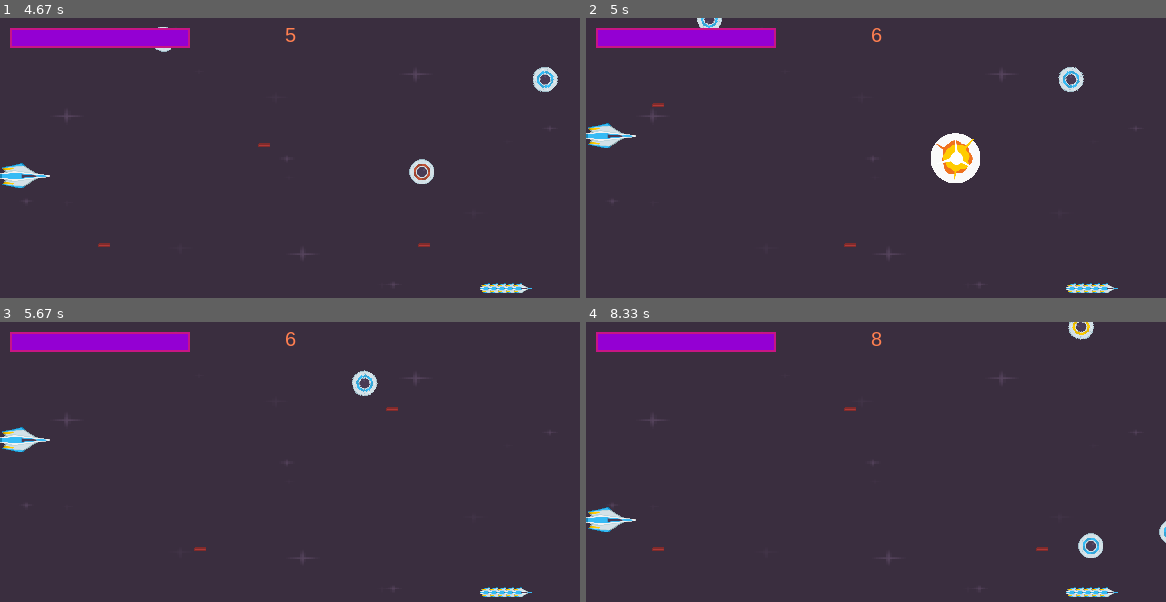
Above: before the commit, frames 1-4 (two rows, left to right).
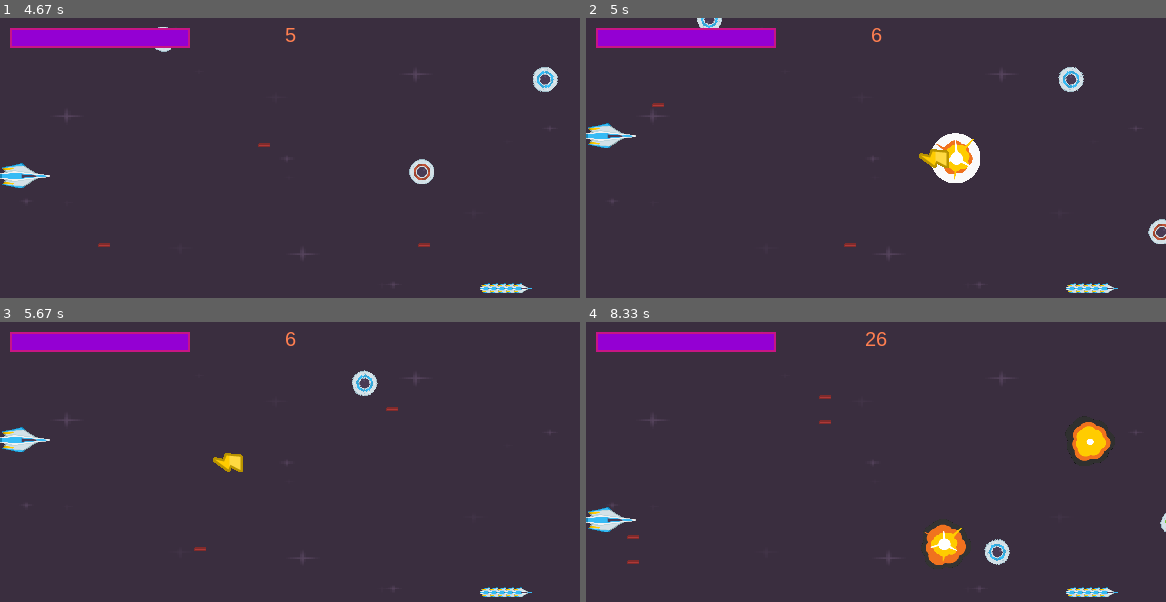
Above: after the commit, the same moments.

Repository: kairuiw/pygame-shooter
Game: pygame game, started from super shooter horizontal.py
Two runs of this game, one before a commit and one after it. Both use one fixed random seed, a clock stepped at 60 frames per second and the inputs below.
Inputs:
- Up to frame 1 (4.67 s): hold Up 0.33-0.8 s; hold Down 0.83-1.18 s; tap Space at 1.22, 1.62, 2.02, 2.42, 2.75, 3.08, 3.48, 3.88, 4.22, 4.55 s; hold Up 1.55-1.92 s; hold Down 1.95-2.32 s; hold Up 2.35-2.65 s; hold Down 2.68-2.98 s; hold Up 3.02-3.38 s; hold Down 3.42-3.78 s; hold Up 3.82-4.12 s; hold Down 4.15-4.45 s; hold Up from 4.48 s (still down)
- Up to frame 2 (5 s): release Up at 4.85 s; hold Down from 4.88 s (still down); tap Space at 4.95 s
- Up to frame 3 (5.67 s): release Down at 5.25 s; hold Up 5.28-5.58 s; tap Space at 5.35 s; hold Down from 5.62 s (still down)
- Up to frame 4 (8.33 s): tap Space at 5.68, 6.02, 6.42, 6.82, 7.15, 7.48, 7.88, 8.28 s; release Down at 5.92 s; hold Up 5.95-6.32 s; hold Down 6.35-6.72 s; hold Up 6.75-7.05 s; hold Down 7.08-7.38 s; hold Up 7.42-7.78 s; hold Down 7.82-8.18 s; hold Up from 8.22 s (still down)

Frame 1 is identical in both runs. In frame 2, 0.4% of the frame differs, in the area x 57-100%, y 46-81%; in frame 3, 0.3%; in frame 4, 2.6%, in the area x 7-100%, y 0-88%.

Commit message:
change percent of powerup

Diff:
--- a/super shooter horizontal.py
+++ b/super shooter horizontal.py
@@ -355,7 +355,7 @@
         explode.play()
         expl = exploder(hit.rect.center, 'lg')
         all_sprites.add(expl)
-        if random.random() > 0.9:
+        if random.random() > 0.7:
             power = powerup(hit.rect.center)
             all_sprites.add(power)
             puss.add(power)
